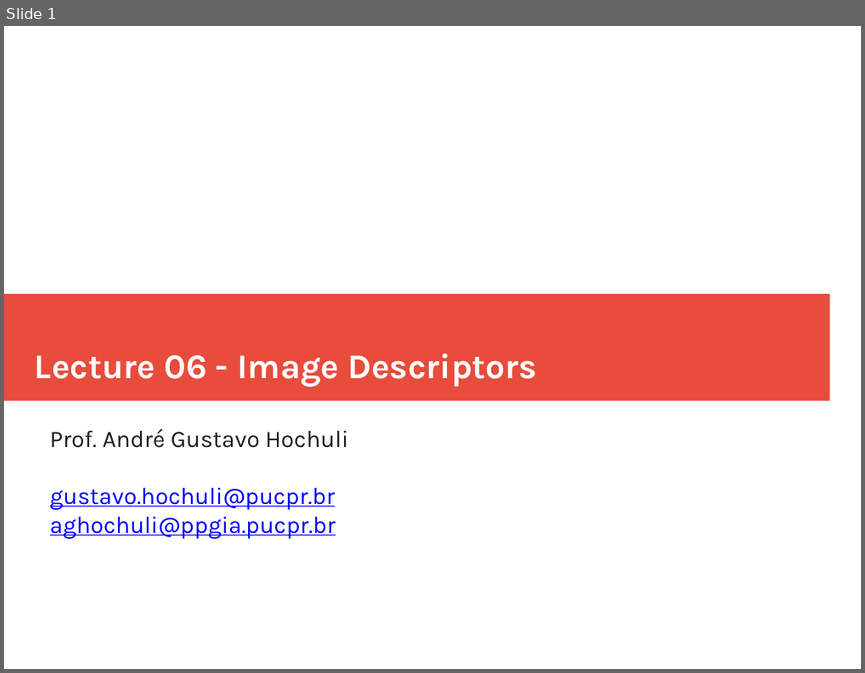
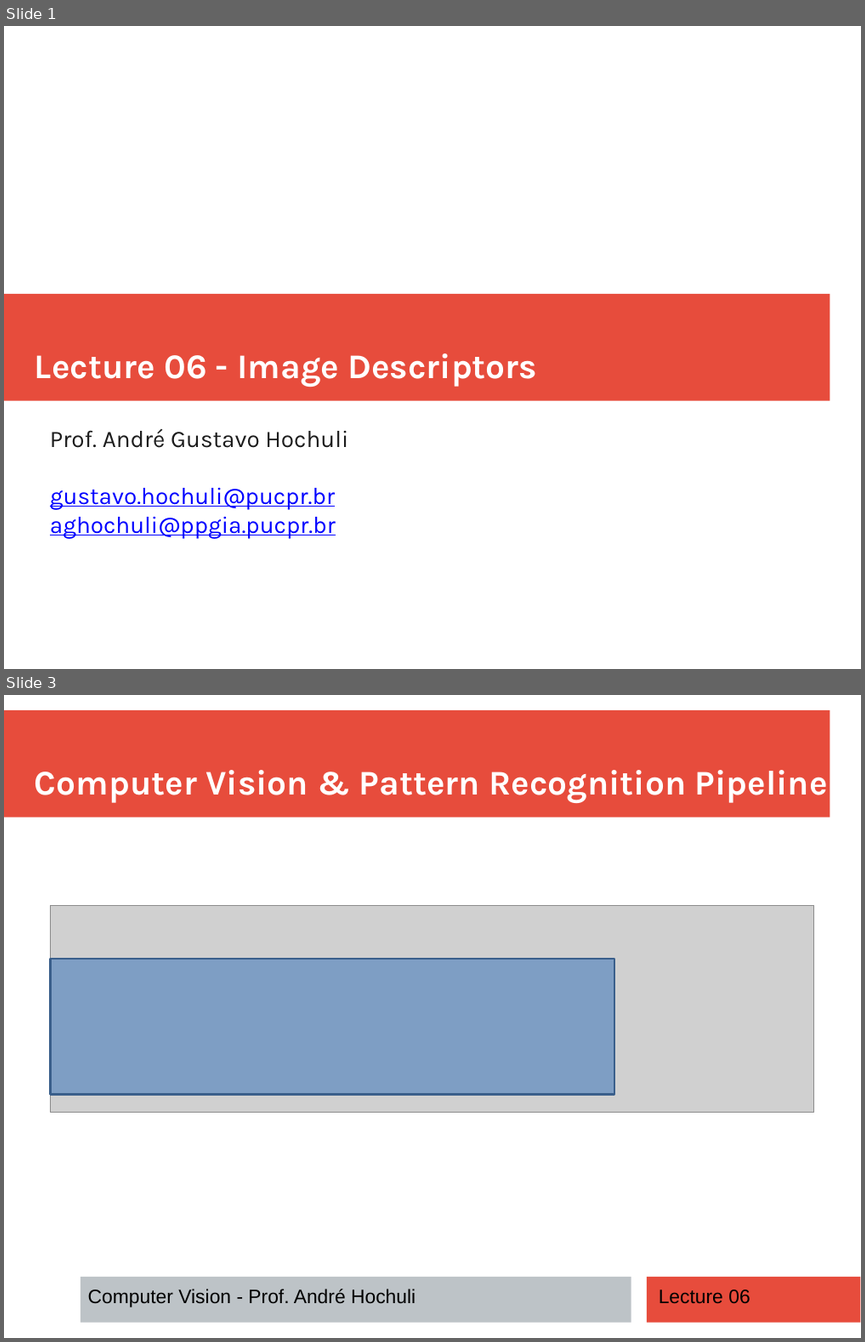
Before and after one commit to andrehochuli/teaching, a slide deck: ComputerVision/Lecture 06 - Image Descriptors/Lecture 06 - Image Descriptors.pptx. Shown one above the other, each under a label of ours: slide 1 before the commit, slides 1 and 3 after it; the slides between them are not shown. The pictures are 865x673 and 865x1342 pixels, drawn with LibreOffice and Linux fonts; fonts in the diff are those of the drawing; grey boxes stand for pictures. Boxes give left, top, right and bottom in pixels: in the first picture for what was removed or moved away, otherwise in the second. Text is boxed around its words. In the diff, an @@ line names an element or a change of style, - is before the commit and + after.

```diff
--- a/ComputerVision/Lecture 06 - Image Descriptors/Lecture 06 - Image Descriptors.pptx
+++ b/ComputerVision/Lecture 06 - Image Descriptors/Lecture 06 - Image Descriptors.pptx
@@ slide 3 added at (4, 695, 861, 1338), background #FFFFFF @@
@@ rectangle added at (4, 710, 830, 817), fill #E74C3C @@
@@ text added at (35, 770, 828, 803), 32 pt, text #FFFFFF, bold @@
+Computer Vision & Pattern Recognition Pipeline
@@ picture added at (51, 906, 814, 1112) @@
@@ rectangle added at (51, 959, 615, 1094), fill #4F81BD at 63% opacity, outline #3A5F8C 2 pt @@
@@ rectangle added at (80, 1276, 630, 1322), fill #BDC3C7 @@
@@ rectangle added at (647, 1276, 861, 1322), fill #E74C3C @@
@@ text added at (88, 1288, 415, 1307), 18 pt, text #000000 @@
+Computer Vision - Prof. André Hochuli
@@ text added at (658, 1289, 749, 1304), 18 pt, text #000000 @@
+Lecture 06
```
Also in this commit, not shown: 1 slide changed, 12 other slides added, 1 other file.
